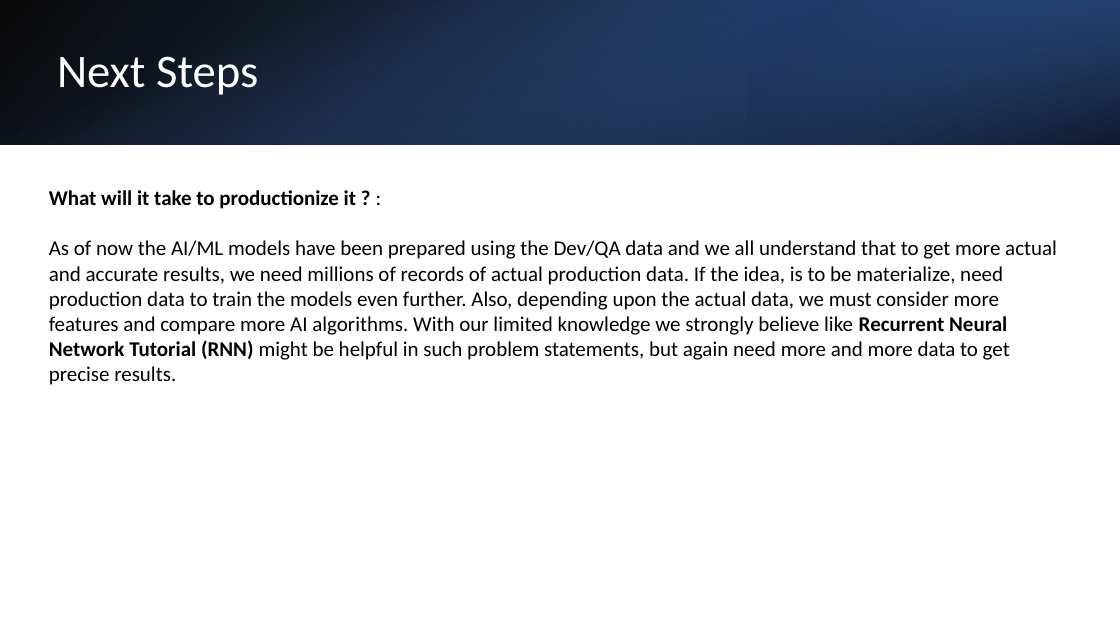
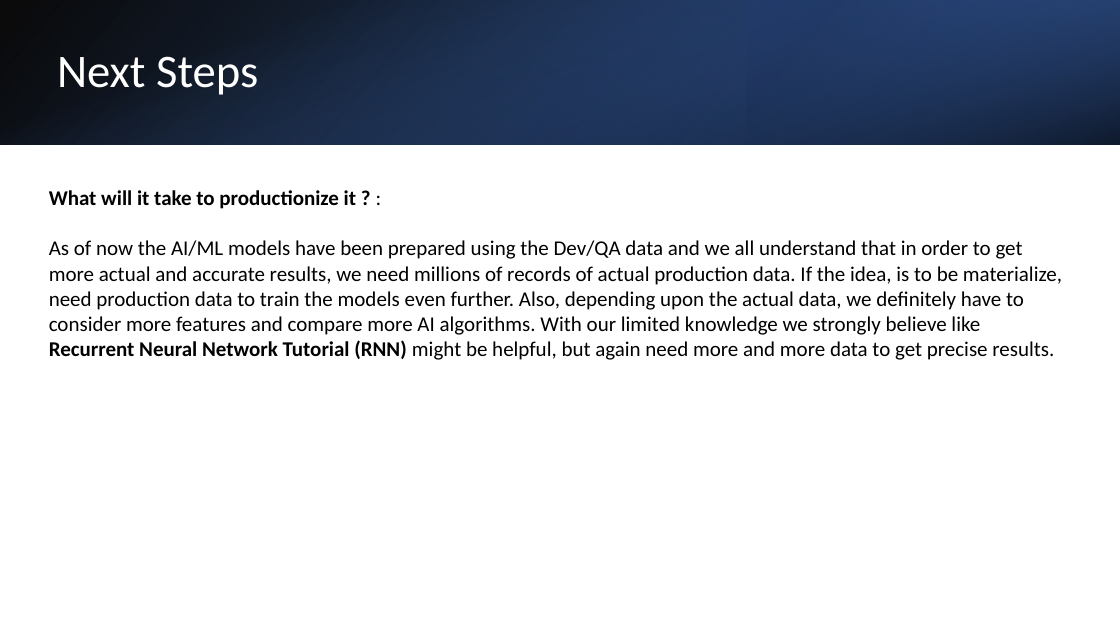
Before and after one commit to sourabh-dogra-par/par-hackathon-2023, a slide deck: slide 5 of Hackathon2023-AI-Chauffeurs.pptx. Drawn at 1120x630 pixels with LibreOffice and Linux fonts; fonts in the diff are those of the drawing. Boxes give left, top, right and bottom in pixels: in the first picture for what was removed or moved away, otherwise in the second. Text is boxed around its words. In the diff, an @@ line names an element or a change of style, - is before the commit and + after.

```diff
--- a/Hackathon2023-AI-Chauffeurs.pptx
+++ b/Hackathon2023-AI-Chauffeurs.pptx
@@ text at (49,240,1062,360): text changed @@
-As of now the AI/ML models have been prepared using the Dev/QA data and we all understand that to get more actual and accurate results, we need millions of records of actual production data. If the idea, is to be materialize, need production data to train the models even further. Also, depending upon the actual data, we must consider more features and compare more AI algorithms. With our limited knowledge we strongly believe like Recurrent Neural Network Tutorial (RNN) might be helpful in such problem statements, but again need more and more data to get precise results.
+As of now the AI/ML models have been prepared using the Dev/QA data and we all understand that in order to get more actual and accurate results, we need millions of records of actual production data. If the idea, is to be materialize, need production data to train the models even further. Also, depending upon the actual data, we definitely have to consider more features and compare more AI algorithms. With our limited knowledge we strongly believe like Recurrent Neural Network Tutorial (RNN) might be helpful, but again need more and more data to get precise results.
```
Also in this commit, not shown: 2 other slides changed, 3 other files.
